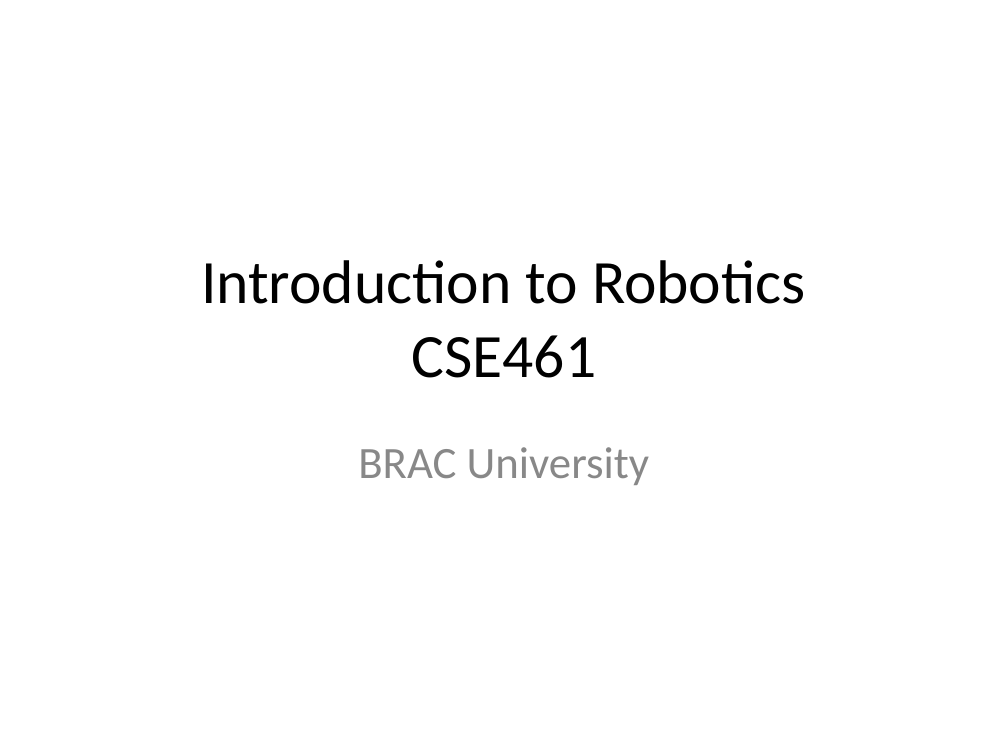
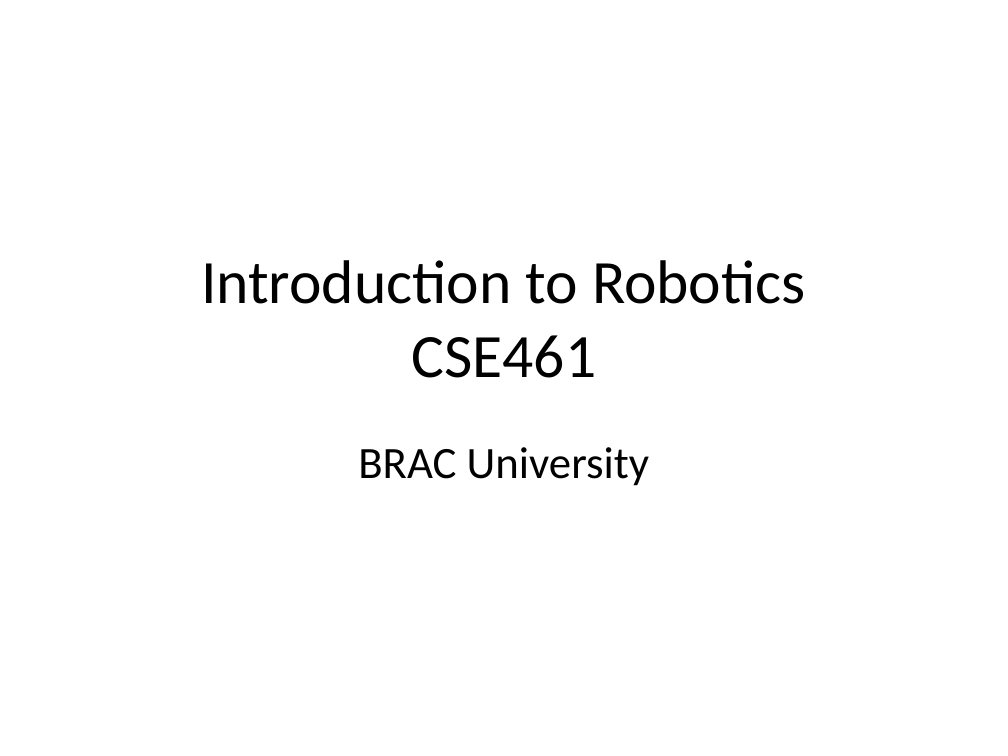
Before and after one commit to UK-Roy/cse461, a slide deck: slide 1 of slides/Introduction to Robotics-lec3.pptx. Drawn at 1008x756 pixels with LibreOffice and Linux fonts; fonts in the diff are those of the drawing. Boxes give left, top, right and bottom in pixels: in the first picture for what was removed or moved away, otherwise in the second. Text is boxed around its words. In the diff, an @@ line names an element or a change of style, - is before the commit and + after.

```diff
--- a/slides/Introduction to Robotics-lec3.pptx
+++ b/slides/Introduction to Robotics-lec3.pptx
@@ subtitle "BRAC University" at box(358, 447, 649, 486): text colour #888888 to #000000 @@
```
Also in this commit, not shown: 7 other slides changed, 1 slide removed, 1 other file.
